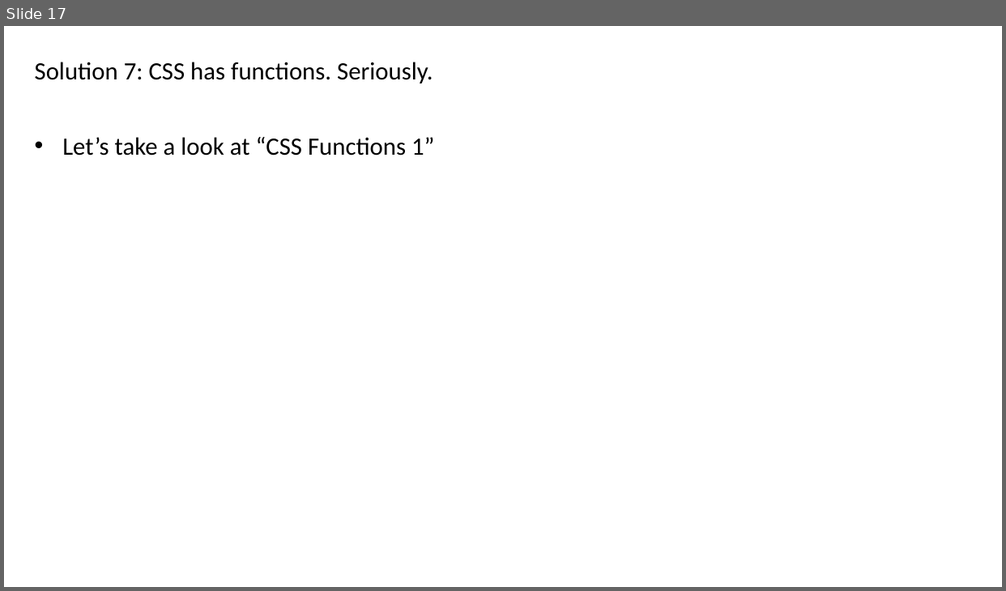
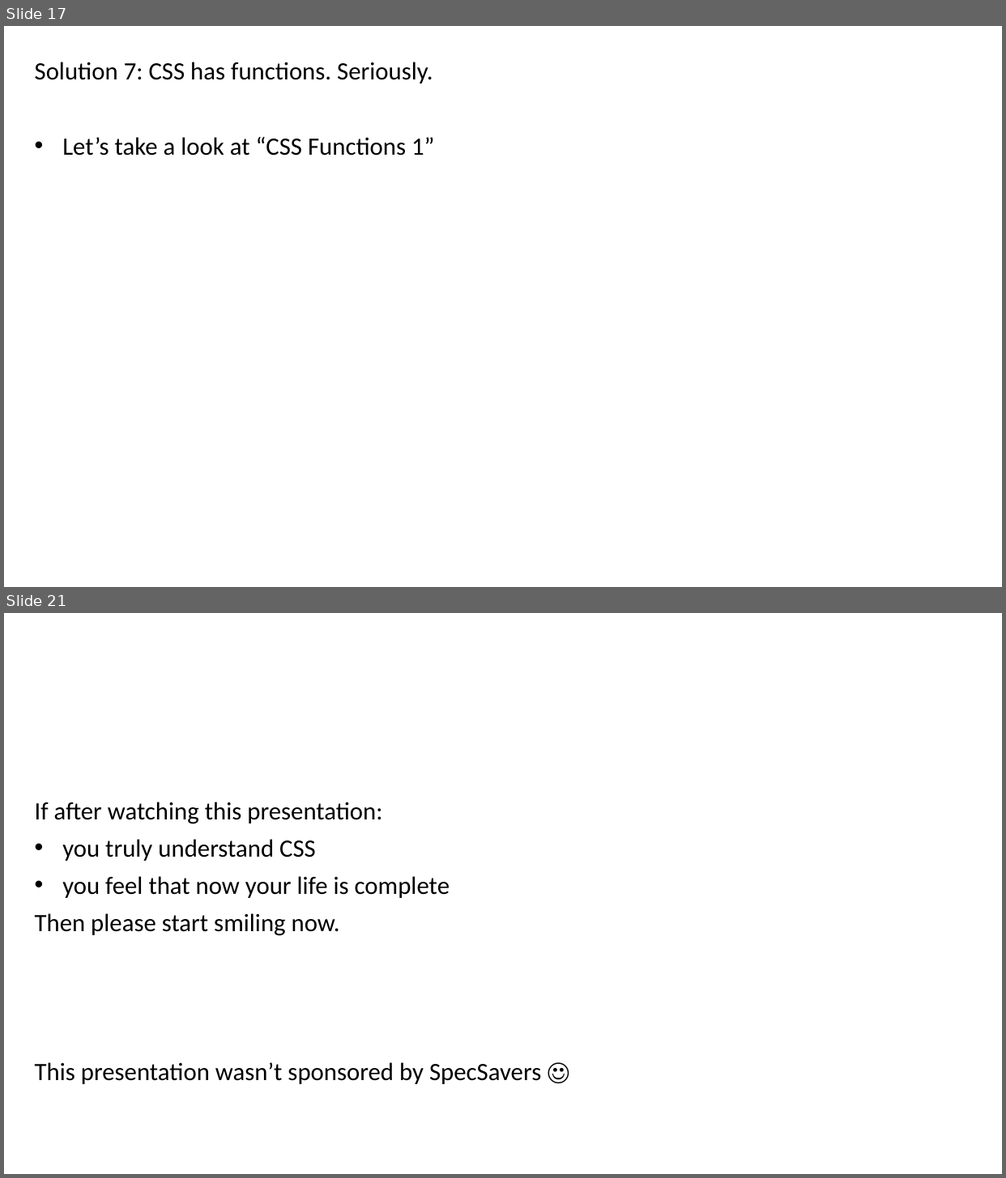
Before and after one commit to danieljanczak/CSS1, a slide deck: CssDemo.pptx. Shown one above the other, each under a label of ours: slide 17 before the commit, slides 17 and 21 after it; the slides between them are not shown. The pictures are 1006x591 and 1006x1178 pixels, drawn with LibreOffice and Linux fonts; fonts in the diff are those of the drawing. Boxes give left, top, right and bottom in pixels: in the first picture for what was removed or moved away, otherwise in the second. Text is boxed around its words. In the diff, an @@ line names an element or a change of style, - is before the commit and + after.

```diff
--- a/CssDemo.pptx
+++ b/CssDemo.pptx
@@ slide 21 added at <box>4,613,1002,1174</box>, background #FFFFFF @@
@@ subtitle added at <box>35,802,541,1084</box>, 24 pt, text #000000 @@
+If after watching this presentation:
+• you truly understand CSS
+• you feel that now your life is complete
+Then please start smiling now.
+This presentation wasn’t sponsored by SpecSavers ☺
```
Also in this commit, not shown: 3 other slides added, 10 other files.
